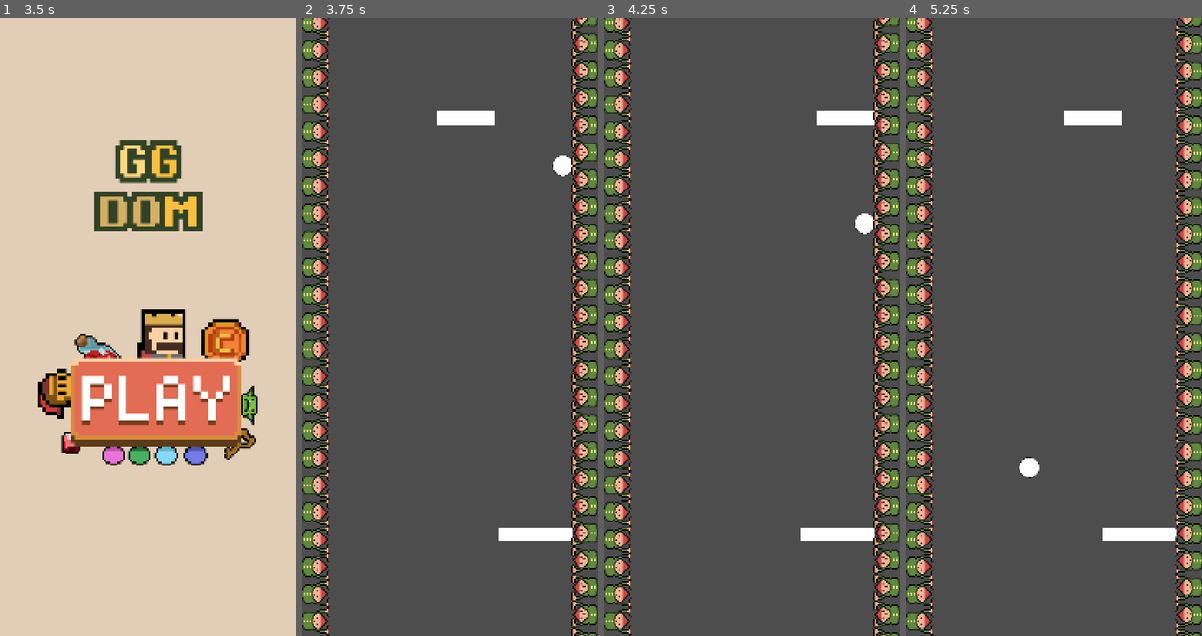
Above: before the commit, frames 1-4 (left to right).
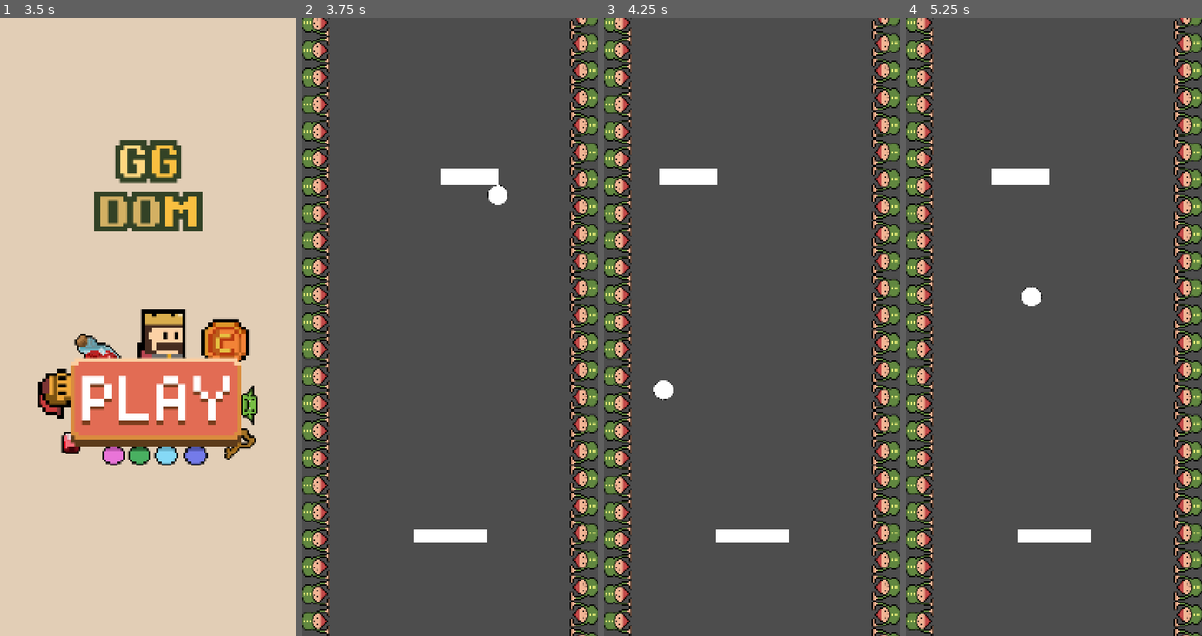
Above: after the commit, the same moments.

Repository: edseguu/gameRandom
Game: Godot game, scene res://start.tscn
The game is run twice, just before and just after one commit, with the same random seed, the same clock (stepped at 60 frames per second) and the same inputs.
Inputs (mouse positions are in pixels of both pictures, inside the frame that each line leads up to):
- Up to frame 1 (3.5 s): move the mouse to (213, 296) at 0.52 s; click (213, 296) at 0.67 s; drag from (88, 357) to (133, 450) at 1.27 s; move the mouse to (177, 191) at 2.02 s; click (177, 191) at 2.17 s; drag from (133, 450) to (59, 234) at 2.77 s
- Up to frame 2 (3.75 s): move the mouse to (538, 419) at 3.52 s; click (538, 419) at 3.67 s
- Up to frame 3 (4.25 s): no input
- Up to frame 4 (5.25 s): drag from (965, 234) to (1190, 351) at 4.27 s; move the mouse to (1068, 327) at 5.02 s; click (1068, 327) at 5.17 s

Frame 1 is identical in both runs. In frame 2, 5.6% of the frame differs, in the area x 37-100%, y 0-100%; in frame 3, 5.6%; in frame 4, 5.8%, in the area x 28-100%, y 0-100%.

Commit message:
[ping-pong] Cambios en enemy(lógica, collisionShape. Cambios en carpetas

Diff:
--- a/PingPong/pelota.gd
+++ b/PingPong/pelota.gd
@@ -39,7 +39,7 @@
 		# --- LA PARTE MÁS IMPORTANTE ---
 		# Forzamos que la pelota SIEMPRE vaya hacia arriba para cumplir tu objetivo.
 		# Si el vector 'y' es positivo (apunta hacia abajo en Godot), lo hacemos negativo.
-		if direccion_rebote.y < 0.6: # Usamos -0.2 para evitar rebotes muy horizontales
+		if direccion_rebote.y < -10: # Usamos -0.2 para evitar rebotes muy horizontales
 			direccion_rebote.y = abs(direccion_rebote.y)
 			if direccion_rebote.y < 0.3: # Si es casi horizontal, dale más fuerza vertical
 				direccion_rebote.y = 0.5
@@ -56,9 +56,8 @@
 
 
 func _on_area_2d_pared_derecha_body_entered(body: Node2D) -> void:
-	spriteParedDerecha.texture = textura_estado
-
-
+	if name:
+		spriteParedDerecha.texture = textura_estado
 
 func _on_area_2d_pared_derecha_body_exited(body: Node2D) -> void:
 	spriteParedDerecha.texture = textura_normal
--- a/ping_pong.tscn
+++ b/ping_pong.tscn
@@ -1,14 +1,14 @@
 [gd_scene load_steps=21 format=3 uid="uid://bl2wjpqrr70gk"]
 
-[ext_resource type="Texture2D" uid="uid://lxxna1edoc71" path="res://assets/ping_pong/ball.png" id="1_afl4s"]
+[ext_resource type="Texture2D" uid="uid://bd5ekn27q3nes" path="res://assets/ping_pong/ball.png" id="1_afl4s"]
 [ext_resource type="Script" uid="uid://bldceok7oxggw" path="res://PingPong/pelota.gd" id="1_k4svs"]
 [ext_resource type="Script" uid="uid://cdt02kkwdnrhf" path="res://PingPong/ping_pong.gd" id="1_xpy1r"]
 [ext_resource type="Script" uid="uid://c4m51tnvs1re8" path="res://PingPong/PelotaArea2D.gd" id="1_y4i01"]
 [ext_resource type="Script" uid="uid://ba0bbna7n43rk" path="res://PingPong/player.gd" id="3_4mbhn"]
 [ext_resource type="Script" uid="uid://celr4qjbrv55d" path="res://PingPong/controll_ui_player.gd" id="5_k4svs"]
 [ext_resource type="Script" uid="uid://bd2oab7e2whb3" path="res://PingPong/enemy.gd" id="6_ubp5t"]
-[ext_resource type="Script" uid="uid://dae5pb6r51712" path="res://area_enemy.gd" id="8_1b3ln"]
-[ext_resource type="Texture2D" uid="uid://bbnq0stgqwa2r" path="res://assets/ping_pong/wall.png" id="8_70da3"]
+[ext_resource type="Script" uid="uid://dae5pb6r51712" path="res://PingPong/area_enemy.gd" id="8_1b3ln"]
+[ext_resource type="Texture2D" uid="uid://smjwmrcbep7f" path="res://assets/ping_pong/wall.png" id="8_70da3"]
 
 [sub_resource type="PhysicsMaterial" id="PhysicsMaterial_k4svs"]
 friction = 0.0
@@ -29,8 +29,9 @@
 
 [sub_resource type="CanvasTexture" id="CanvasTexture_4mbhn"]
 
-[sub_resource type="RectangleShape2D" id="RectangleShape2D_afl4s"]
-size = Vector2(148.343, 54.1519)
+[sub_resource type="CapsuleShape2D" id="CapsuleShape2D_70da3"]
+radius = 24.2989
+height = 154.7
 
 [sub_resource type="RectangleShape2D" id="RectangleShape2D_ubp5t"]
 size = Vector2(147.283, 52.7633)
@@ -49,7 +50,7 @@
 metadata/_edit_horizontal_guides_ = [1596.0]
 
 [node name="Pelota" type="RigidBody2D" parent="."]
-position = Vector2(636, 357)
+position = Vector2(431, 407)
 collision_layer = 2
 collision_mask = 5
 mass = 0.001
@@ -73,7 +74,7 @@
 shape = SubResource("CircleShape2D_yyq7h")
 
 [node name="player" type="CharacterBody2D" parent="."]
-position = Vector2(576, 1253)
+position = Vector2(360, 1255)
 scale = Vector2(0.724898, 0.4)
 collision_mask = 4
 script = ExtResource("3_4mbhn")
@@ -105,15 +106,16 @@
 script = ExtResource("5_k4svs")
 
 [node name="Enemy" type="CharacterBody2D" parent="."]
-position = Vector2(352, 240)
+position = Vector2(360, 382)
 scale = Vector2(0.943761, 0.720197)
 collision_mask = 5
 script = ExtResource("6_ubp5t")
 
 [node name="CollisionShape2D" type="CollisionShape2D" parent="Enemy"]
 position = Vector2(1.05948, 4.8598)
+rotation = 1.5708
 scale = Vector2(0.999999, 1)
-shape = SubResource("RectangleShape2D_afl4s")
+shape = SubResource("CapsuleShape2D_70da3")
 
 [node name="Sprite2D" type="Sprite2D" parent="Enemy"]
 position = Vector2(1.05957, 4.16553)
@@ -122,6 +124,8 @@
 
 [node name="Area2D" type="Area2D" parent="Enemy"]
 position = Vector2(0, 4.16553)
+collision_layer = 4
+collision_mask = 0
 
 [node name="CollisionShape2D" type="CollisionShape2D" parent="Enemy/Area2D"]
 position = Vector2(0.529816, 3.05176e-05)
@@ -142,10 +146,10 @@
 texture = ExtResource("8_70da3")
 
 [node name="RigidParedDerecha" type="StaticBody2D" parent="."]
+position = Vector2(687, 794)
 collision_layer = 4
 
 [node name="ParedDerecha" type="CollisionShape2D" parent="RigidParedDerecha"]
-position = Vector2(688, 795)
 shape = SubResource("RectangleShape2D_4mbhn")
 
 [node name="Sprite2D" type="Sprite2D" parent="RigidParedDerecha/ParedDerecha"]
@@ -155,7 +159,6 @@
 [node name="Area2DParedDerecha" type="Area2D" parent="RigidParedDerecha"]
 
 [node name="CollisionShape2D" type="CollisionShape2D" parent="RigidParedDerecha/Area2DParedDerecha"]
-position = Vector2(689.25, 802.75)
 shape = SubResource("RectangleShape2D_70da3")
 
 [node name="AreaEnemy" type="Area2D" parent="."]
@@ -174,6 +177,7 @@
 
 [connection signal="body_entered" from="Pelota" to="Pelota" method="_on_body_entered"]
 [connection signal="body_entered" from="Pelota" to="Enemy" method="_on_pelota_body_entered"]
+[connection signal="body_entered" from="Pelota" to="RigidParedDerecha" method="_on_pelota_body_entered"]
 [connection signal="body_entered" from="Pelota/PelotaArea2D" to="Pelota/PelotaArea2D" method="_on_body_entered"]
 [connection signal="ready" from="player" to="player" method="_on_ready"]
 [connection signal="body_entered" from="RigidParedDerecha/Area2DParedDerecha" to="Pelota" method="_on_area_2d_pared_derecha_body_entered"]
Renamed: area_enemy.gd -> PingPong/area_enemy.gd
Renamed: area_enemy.gd.uid -> PingPong/area_enemy.gd.uid
Not shown, changed: assets/ping_pong/ball.png.import
Binary file removed: assets/ping_pong/enemy.png
Not shown, removed: assets/ping_pong/enemy.png.import
Binary file removed: assets/ping_pong/wall.aseprite
Not shown, changed: assets/ping_pong/wall.png.import
Not shown, changed: assets/ping_pong/wallState.png.import
